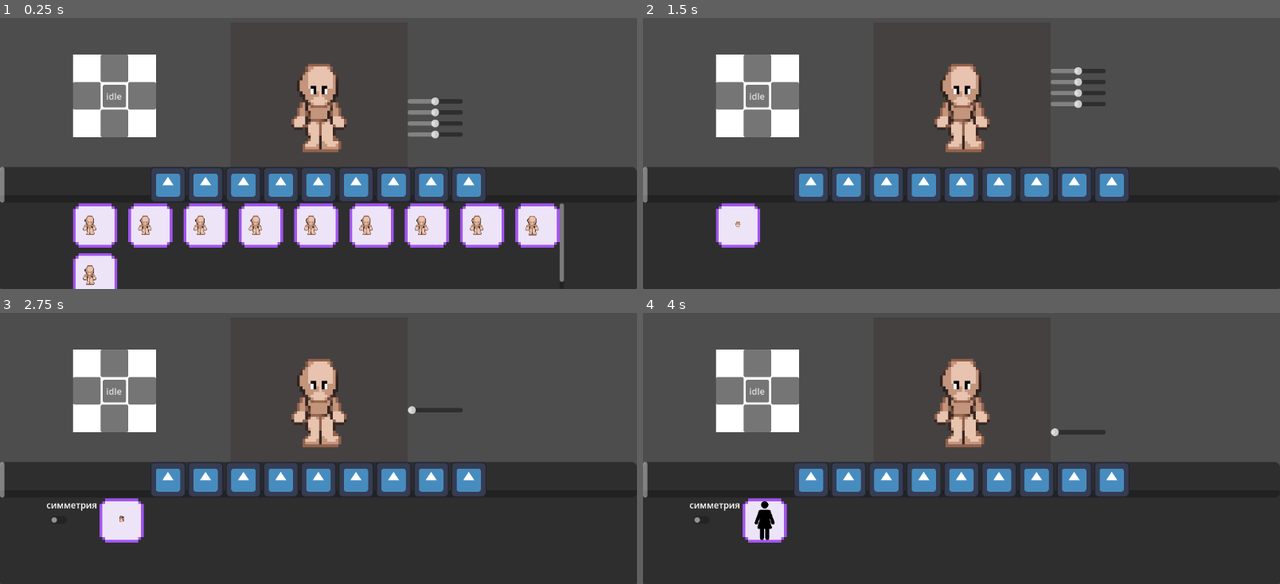
Above: before the commit, frames 1-4 (two rows, left to right).
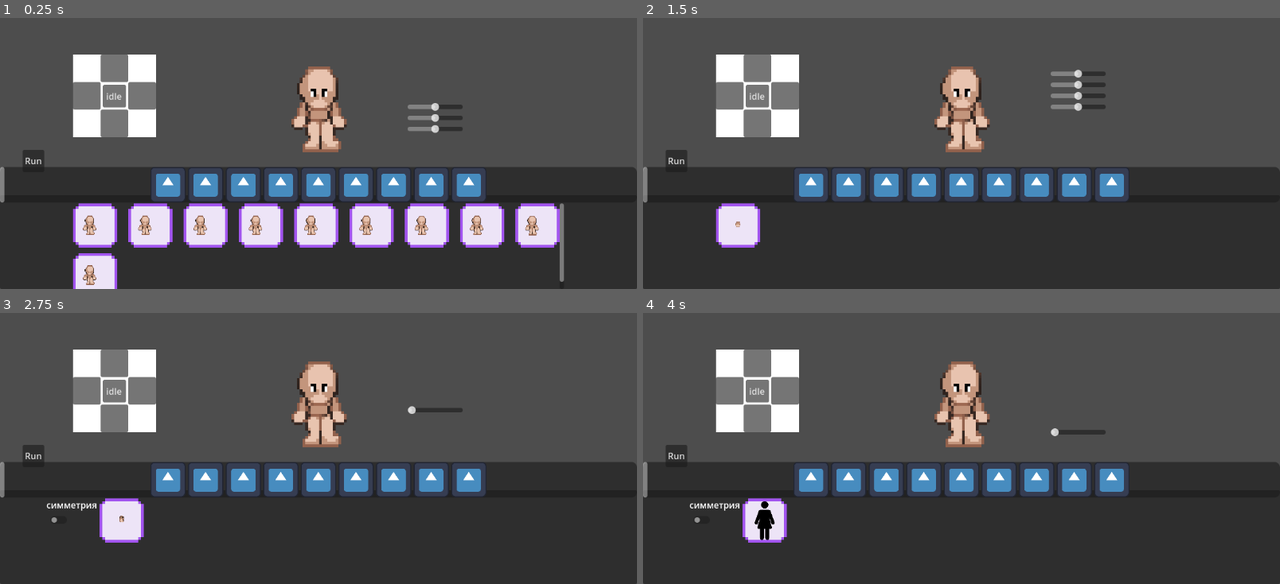
Above: after the commit, the same moments.

Repository: p1petto/CharacterMakerNew
Game: Godot game, scene res://Scenes/maker.tscn
Same seed, same stepped clock (60 frames per second), same inputs: the game is played once before the commit and once after it. The engine's default icon, where the game draws it, is replaced by a stand-in: a white triangle on a blue panel in a dark square.
Inputs (mouse positions are in pixels of both pictures, inside the frame that each line leads up to):
- Up to frame 1 (0.25 s): no input
- Up to frame 2 (1.5 s): click (808, 186) at 0.5 s; click (846, 186) at 1.27 s
- Up to frame 3 (2.75 s): click (242, 481) at 2.02 s
- Up to frame 4 (4 s): click (923, 481) at 2.77 s; click (961, 481) at 3.52 s

The runs differ from the first frame. In frame 1, 1.5% of the frame differs, in the area x 3-73%, y 17-55%; in frame 2, 1.2%; in frame 3, 0.5%; in frame 4, 0.5%.

Commit message:
added: анимация idle

Diff:
--- a/Resources/DynamicPart/Body/ManBody.tres
+++ b/Resources/DynamicPart/Body/ManBody.tres
@@ -18,6 +18,6 @@
 z_right = 4.0
 z_top = 4.0
 z_left = 2.0
-vertical_markers = Array[int]([1, 2, 3, 4])
-horizontal_markers = Array[int]([1, 2, 3, 4])
+vertical_markers = Array[int]([2, 3, 4])
+horizontal_markers = Array[int]([2, 3, 4])
 hand_marker_for_body = 2
--- a/Scenes/character.tscn
+++ b/Scenes/character.tscn
@@ -13,15 +13,11 @@
 [node name="Character" type="Node2D"]
 script = ExtResource("1_qxlcm")
 
-[node name="ColorRect" type="ColorRect" parent="."]
-offset_right = 64.0
-offset_bottom = 64.0
-color = Color(0.725917, 0, 0.0231954, 0.157)
-
 [node name="Body" parent="." groups=["Dynamic"] instance=ExtResource("1_qwsbw")]
 clip_children = 2
 position = Vector2(25, 15)
 dynamic_part = ExtResource("3_0fwpx")
+idle_ainmation_offset = Array[Vector2]([Vector2(0, 0), Vector2(0, -1), Vector2(0, 0), Vector2(0, 1), Vector2(0, 0)])
 
 [node name="RightLeg" parent="." node_paths=PackedStringArray("linked_symmetrical_element") groups=["ConditionallyDynamic"] instance=ExtResource("3_imctp")]
 position = Vector2(33, 29)
@@ -52,6 +48,7 @@
 z_left = 1.0
 marker_y_pos = 32
 linked_symmetrical_element = NodePath("../RightArm")
+idle_ainmation_offset = Array[Vector2]([Vector2(0, 0), Vector2(0, -1), Vector2(0, 0), Vector2(0, 1), Vector2(0, 0)])
 
 [node name="RightArm" parent="." node_paths=PackedStringArray("linked_symmetrical_element") groups=["ConditionallyDynamic"] instance=ExtResource("3_imctp")]
 position = Vector2(34, 32)
@@ -62,8 +59,10 @@
 z_left = 5.0
 marker_y_pos = 32
 linked_symmetrical_element = NodePath("../LeftArm")
+idle_ainmation_offset = Array[Vector2]([Vector2(0, 0), Vector2(0, -1), Vector2(0, 0), Vector2(0, 1), Vector2(0, 0)])
 
 [node name="Head" parent="." groups=["Dynamic"] instance=ExtResource("1_qwsbw")]
 clip_children = 2
-position = Vector2(25, 15)
+position = Vector2(25, 16)
 dynamic_part = ExtResource("2_60lhr")
+idle_ainmation_offset = Array[Vector2]([Vector2(0, 0), Vector2(0, 0), Vector2(0, -1), Vector2(0, 0), Vector2(0, 1)])
--- a/Scenes/maker.tscn
+++ b/Scenes/maker.tscn
@@ -22,8 +22,9 @@
 [ext_resource type="Resource" uid="uid://xb00p14w71s4" path="res://Resources/CatalogItems/StaticElement/Eyes/Eye1/RightEye/RightEye.tres" id="17_nc5m7"]
 [ext_resource type="Resource" uid="uid://iu27d1bg1axf" path="res://Resources/CatalogItems/Accessories/Bow.tres" id="20_emeal"]
 [ext_resource type="Resource" uid="uid://cww0wllumgai8" path="res://Resources/CatalogItems/Accessories/Glass.tres" id="21_adrnn"]
-[ext_resource type="Script" path="res://Scripts/UI/animation_controller.gd" id="23_b4y1g"]
+[ext_resource type="Script" path="res://Scripts/UI/animation_button.gd" id="23_b4y1g"]
 [ext_resource type="PackedScene" uid="uid://b2omgn2er4084" path="res://Scenes/UI/accessorie_panel.tscn" id="23_dbin5"]
+[ext_resource type="Script" path="res://Scripts/UI/animation_controller.gd" id="25_aee7t"]
 
 [sub_resource type="ViewportTexture" id="ViewportTexture_1urqw"]
 viewport_path = NodePath("SubViewportContainer/SubViewport")
@@ -132,7 +133,7 @@
 offset_bottom = 370.0
 script = ExtResource("7_b13vq")
 
-[node name="PositionControllerButton" parent="UI/PositionController" instance=ExtResource("8_n6mgr")]
+[node name="Right" parent="UI/PositionController" instance=ExtResource("8_n6mgr")]
 layout_mode = 1
 anchors_preset = 6
 anchor_left = 1.0
@@ -314,7 +315,7 @@
 grow_vertical = 2
 direction = "left"
 
-[node name="AnimationController" type="Button" parent="UI/DirectionButtons"]
+[node name="AnimationButton" type="Button" parent="UI/DirectionButtons"]
 layout_mode = 0
 offset_left = 54.0
 offset_top = 55.0
@@ -325,7 +326,24 @@
 
 [node name="AccessoriePanel" parent="UI" instance=ExtResource("23_dbin5")]
 
+[node name="HBoxContainer" type="HBoxContainer" parent="UI"]
+offset_left = 41.0
+offset_top = 396.0
+offset_right = 81.0
+offset_bottom = 436.0
+
+[node name="AnimationPlayer" type="Button" parent="UI/HBoxContainer"]
+layout_mode = 2
+toggle_mode = true
+text = "Run
+"
+
 [node name="Camera2D" type="Camera2D" parent="."]
 position = Vector2(577, 325)
 
-[connection signal="button_up" from="UI/DirectionButtons/AnimationController" to="UI/DirectionButtons/AnimationController" method="_on_button_up"]
+[node name="AnimationController" type="Node2D" parent="."]
+script = ExtResource("25_aee7t")
+animation_speed = 5.0
+
+[connection signal="button_up" from="UI/DirectionButtons/AnimationButton" to="UI/DirectionButtons/AnimationButton" method="_on_button_up"]
+[connection signal="toggled" from="UI/HBoxContainer/AnimationPlayer" to="AnimationController" method="_on_animation_player_toggled"]
--- a/Scripts/ConditionallyDynamicPart/conditionally_dynamic_part.gd
+++ b/Scripts/ConditionallyDynamicPart/conditionally_dynamic_part.gd
@@ -5,9 +5,6 @@
 @onready var animated_sprite = $AnimatedSprite2D
 
 @export var conditionally_dynamic: ConditionallyDynamic
-
-@export var cur_frame: int
-@export var cur_animation: String
 
 @export var z_down: float
 @export var z_right: float
@@ -17,6 +14,10 @@
 @export var marker_y_pos: int = 0
 
 @export var linked_symmetrical_element: ConditionallyDynamicCharacterPart
+
+@export var cur_animation: String
+@export var idle_ainmation_offset: Array[Vector2]
+var cur_frame: int
 
 @onready var slider_containers = $"../../../../UI/SliderContainer"
 
--- a/Scripts/DynamicParts/dynamic_part.gd
+++ b/Scripts/DynamicParts/dynamic_part.gd
@@ -2,6 +2,8 @@
 
 @export var dynamic_part: DynamicBodyPart
 
+@export var idle_ainmation_offset: Array[Vector2]
+var cur_frame: int
 
 @onready var polygon2d = $Polygon2D
 @onready var testpolygon2d = $Polygon2D
--- /dev/null
+++ b/Scripts/UI/animation_button.gd
@@ -0,0 +1,13 @@
+extends Button
+@onready var character = $"../../../SubViewportContainer/SubViewport/Character"
+var animation_states = ["idle", "walk"]
+
+
+# Called when the node enters the scene tree for the first time.
+func _ready() -> void:
+	text = Global.current_animation
+
+func _on_button_up() -> void:
+	var current_index = animation_states.find(Global.current_animation)
+	Global.current_animation = animation_states[(current_index + 1) % animation_states.size()]
+	text = Global.current_animation
--- a/Scripts/UI/animation_controller.gd
+++ b/Scripts/UI/animation_controller.gd
@@ -1,14 +1,52 @@
-extends Button
+extends Node2D
+@onready var character = $"../SubViewportContainer/SubViewport/Character"
+var animation_is_run = false
+var animation_frame = 0  # To keep track of the current animation frame
+@export var animation_speed: float = 1.0  # Controls how fast the animation plays
+var animation_timer: float = 0.0  # Accumulates time between frame changes
 
-var animation_states = ["idle", "walk", "attack"]
+# Called every frame. 'delta' is the elapsed time since the previous frame.
+func _process(delta: float) -> void:
+	if animation_is_run:
+		# Accumulate time
+		animation_timer += delta * animation_speed
 
-# Called when the node enters the scene tree for the first time.
-func _ready() -> void:
-	text = Global.current_animation
+		# Check if it's time to update the animation
+		if animation_timer >= 1.0:  # Update once per second divided by animation_speed
+			animate_children()
+			animation_timer = 0.0  # Reset timer after updating
 
+func _on_animation_player_toggled(toggled_on: bool) -> void:
+	animation_is_run = toggled_on
+	# Reset animation frame and timer when toggled
+	if toggled_on:
+		animation_frame = 0
+		animation_timer = 0.0
 
-func _on_button_up() -> void:
-	var current_index = animation_states.find(Global.current_animation)
-	print("index animation = ", current_index)
-	Global.current_animation = animation_states[(current_index + 1) % animation_states.size()]
-	text = Global.current_animation
+func animate_children() -> void:
+	if character == null:
+		return
+
+	# Определяем, какое свойство нужно использовать в зависимости от текущей анимации
+	var property_name = ""
+	if Global.current_animation == "idle":
+		property_name = "idle_ainmation_offset"
+	elif Global.current_animation == "walk":
+		property_name = "walk_animation_offset"
+	else:
+		property_name = "idle_ainmation_offset"  # По умолчанию
+
+	for child in character.get_children():
+		# Проверяем, есть ли у дочернего элемента нужное свойство
+		if child.get(property_name) != null:
+			print(child.name)
+			var offset_array = child.get(property_name)
+			if offset_array is Array and offset_array.size() > 0:
+				# Применяем смещение на основе текущего кадра анимации
+				var frame_index = animation_frame % offset_array.size()
+				var offset = offset_array[frame_index]
+				if offset is Vector2:
+					child.position += offset
+
+	# Увеличиваем счетчик кадров ровно на единицу
+	animation_frame += 1
Not shown: 1 places in Scenes/maker.tscn that only renumber resources
